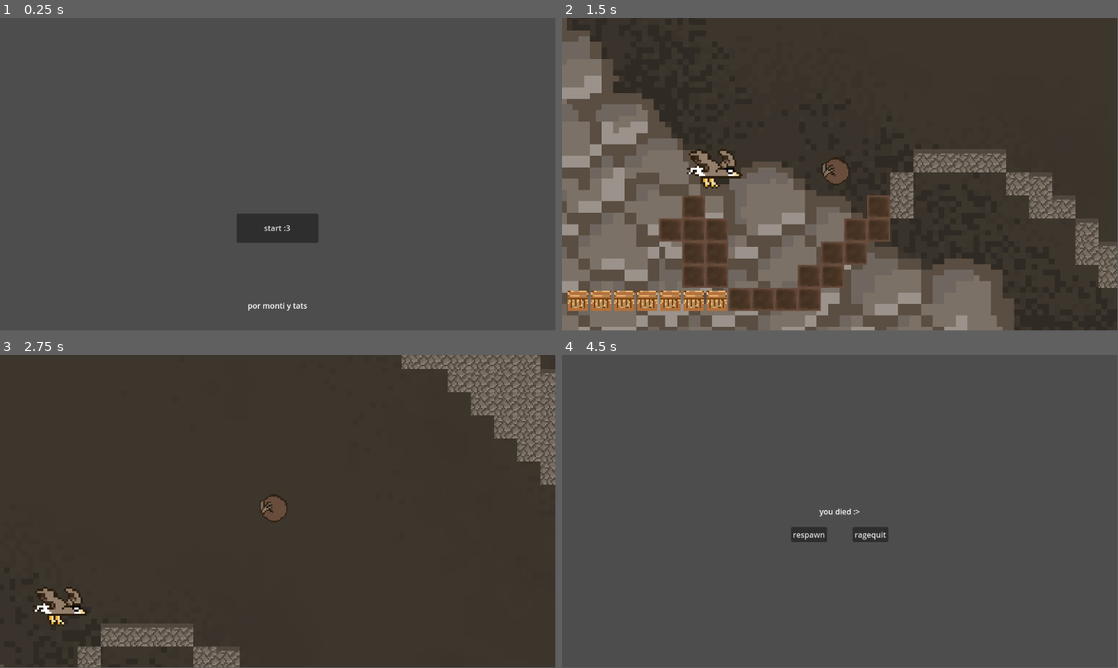
Above: before the commit, frames 1-4 (two rows, left to right).
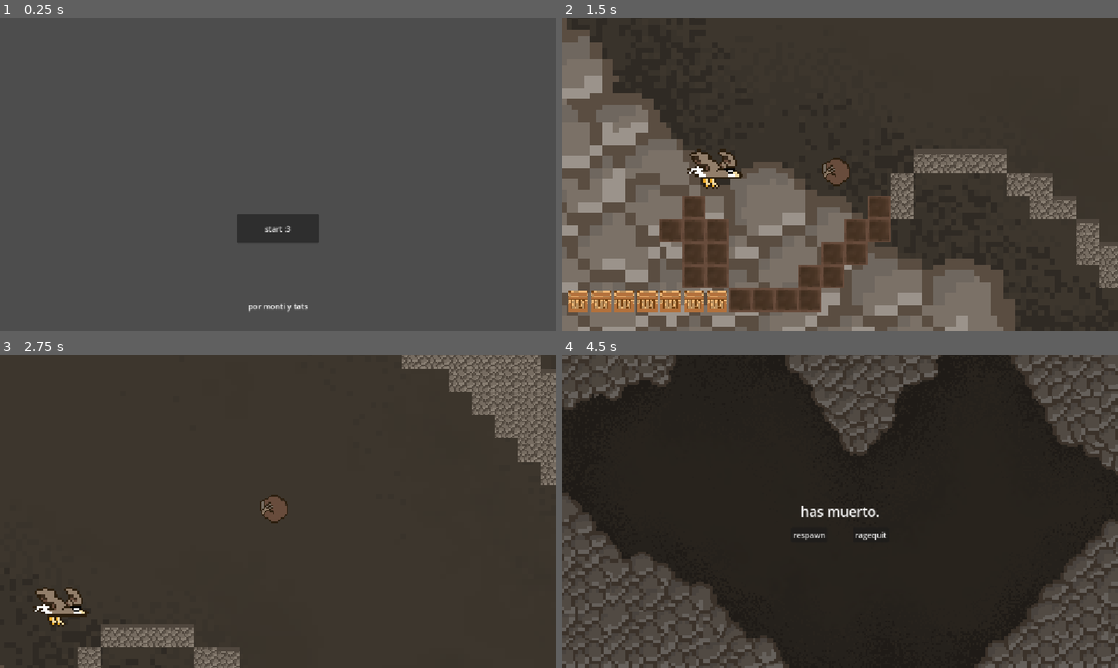
Above: after the commit, the same moments.

Repository: loumonti/bleble
Game: Godot game, scene res://control.tscn
The game is run twice, just before and just after one commit, with the same random seed, the same clock (stepped at 60 frames per second) and the same inputs. The engine's default icon, where the game draws it, is replaced by a stand-in: a white triangle on a blue panel in a dark square.
Inputs:
- Up to frame 1 (0.25 s): no input
- Up to frame 2 (1.5 s): click "start :3" at 0.5 s; tap Enter (ui_accept) at 1.25 s; hold Right (ui_right) from 1.28 s (still down); tap Alt at 1.35 s
- Up to frame 3 (2.75 s): keep holding Right (ui_right); tap Enter (ui_accept) at 1.52, 2.27 s; tap Shift at 2.1 s
- Up to frame 4 (4.5 s): release Right (ui_right) at 2.78 s; hold Left (ui_left) 2.78-3.53 s; tap Alt at 2.85, 4.35 s; hold Right (ui_right) from 3.53 s (still down); tap Shift at 3.6 s; tap Enter (ui_accept) at 3.77 s
In our replay, the window is 799x449 before the commit and 800x450 after it. These sizes can differ from the game's own. Grey fills any space a smaller window leaves; there, only what the larger window draws over its background counts as a difference.

The runs differ from the first frame. In frame 1, 0.2% of the frame differs, in the area x 44-56%, y 66-94%; in frame 2, 3.2%; in frame 3, 1.7%; in frame 4, 79%, in the area x 0-100%, y 0-100%.

Commit message:
fondo en start y game over

Diff:
--- a/bleble/game_over.tscn
+++ b/bleble/game_over.tscn
@@ -1,6 +1,7 @@
-[gd_scene load_steps=2 format=3 uid="uid://c8qn0l5ak5gua"]
+[gd_scene load_steps=3 format=3 uid="uid://c8qn0l5ak5gua"]
 
 [ext_resource type="Script" uid="uid://cuxn1wyy4uqlf" path="res://game_over.gd" id="1_y26ei"]
+[ext_resource type="Texture2D" uid="uid://bx13swb4aynir" path="res://background.png" id="2_yxx3c"]
 
 [node name="game over" type="Control"]
 layout_mode = 3
@@ -10,6 +11,13 @@
 grow_horizontal = 2
 grow_vertical = 2
 script = ExtResource("1_y26ei")
+
+[node name="Background" type="Sprite2D" parent="."]
+self_modulate = Color(0.6542321, 0.6542321, 0.654232, 1)
+texture_filter = 1
+position = Vector2(578.3333, 321)
+scale = Vector2(3.6333332, 3.6333334)
+texture = ExtResource("2_yxx3c")
 
 [node name="Label" type="Label" parent="."]
 layout_mode = 1
@@ -24,7 +32,8 @@
 offset_bottom = 11.5
 grow_horizontal = 2
 grow_vertical = 2
-text = "you died :>"
+theme_override_font_sizes/font_size = 28
+text = "has muerto."
 
 [node name="Button" type="Button" parent="."]
 layout_mode = 1
@@ -39,6 +48,7 @@
 offset_bottom = 63.5
 grow_horizontal = 2
 grow_vertical = 2
+theme_override_colors/icon_normal_color = Color(0.31246608, 0.31246608, 0.31246608, 1)
 text = "respawn"
 
 [node name="Button2" type="Button" parent="."]
--- a/bleble/ganaste.tscn
+++ b/bleble/ganaste.tscn
@@ -1,6 +1,7 @@
-[gd_scene load_steps=2 format=3 uid="uid://ds58hibdyt2gy"]
+[gd_scene load_steps=3 format=3 uid="uid://ds58hibdyt2gy"]
 
 [ext_resource type="Script" uid="uid://ba1qrrye3vxeq" path="res://ganaste.gd" id="1_l0yqd"]
+[ext_resource type="Texture2D" uid="uid://bx13swb4aynir" path="res://background.png" id="2_cnpyd"]
 
 [node name="ganaste" type="Control"]
 layout_mode = 3
@@ -10,6 +11,11 @@
 grow_horizontal = 2
 grow_vertical = 2
 script = ExtResource("1_l0yqd")
+
+[node name="Background" type="Sprite2D" parent="."]
+position = Vector2(585.00006, 323.00003)
+scale = Vector2(3.6666667, 3.6666667)
+texture = ExtResource("2_cnpyd")
 
 [node name="Label" type="Label" parent="."]
 layout_mode = 1
@@ -24,7 +30,9 @@
 offset_bottom = 11.5
 grow_horizontal = 2
 grow_vertical = 2
-text = "ganaste po"
+theme_override_font_sizes/font_size = 20
+text = "nivel superado!!!"
+horizontal_alignment = 1
 
 [node name="Button" type="Button" parent="."]
 layout_mode = 1
--- a/bleble/level-1.tscn
+++ b/bleble/level-1.tscn
@@ -84,7 +84,7 @@
 [node name="TileMapLayer" type="TileMapLayer" parent="."]
 texture_filter = 1
 position = Vector2(2, 1)
-tile_map_data = PackedByteArray("AAD//ycAAAAAAAIAAAAAACcAAAA …(5968 unchanged characters)… AAAIAAABFACAAAAAAAAIAAABAACEAAAAAAAIAAAA=")
+tile_map_data = PackedByteArray("AAD//ycAAAAAAAIAAAAAACcAAAA …(5968 unchanged characters)… AAAIAAABFACAAAAAAAAIAAABAACEAAAAAAAIAAAA+ACIAAAADAAMAAAA9ACMAAAADAAMAAABBACEAAAADAAMAAABCACEAAAADAAMAAAA=")
 tile_set = SubResource("TileSet_0hol4")
 
 [node name="Fuego" type="TileMapLayer" parent="."]
--- a/bleble/project.godot
+++ b/bleble/project.godot
@@ -19,6 +19,10 @@
 config/features=PackedStringArray("4.5", "GL Compatibility")
 config/icon="res://icon.svg"
 
+[display]
+
+window/stretch/mode="canvas_items"
+
 [editor_plugins]
 
 enabled=PackedStringArray("res://addons/godot_super-wakatime/plugin.cfg")
--- a/bleble/topo.tscn
+++ b/bleble/topo.tscn
@@ -84,13 +84,13 @@
 height = 22.0
 
 [sub_resource type="CapsuleShape2D" id="CapsuleShape2D_ia083"]
-radius = 9.0
-height = 24.0
+radius = 8.0
+height = 18.0
 
-[node name="topo" type="CharacterBody2D" unique_id=1532507842]
+[node name="topo" type="CharacterBody2D"]
 script = ExtResource("1_polaf")
 
-[node name="AnimatedSprite2D" type="AnimatedSprite2D" parent="." unique_id=1950173411]
+[node name="AnimatedSprite2D" type="AnimatedSprite2D" parent="."]
 texture_filter = 1
 position = Vector2(-2, -2)
 scale = Vector2(0.875, 0.875)
@@ -98,17 +98,17 @@
 animation = &"idle"
 frame_progress = 0.3404857
 
-[node name="Camera2D" type="Camera2D" parent="." unique_id=980138828]
+[node name="Camera2D" type="Camera2D" parent="."]
 zoom = Vector2(3, 3)
 
-[node name="CollisionShape2D" type="CollisionShape2D" parent="." unique_id=1096296742]
+[node name="CollisionShape2D" type="CollisionShape2D" parent="."]
 position = Vector2(-2, -1)
 shape = SubResource("CapsuleShape2D_do3a1")
 
-[node name="hitbox" type="Area2D" parent="." unique_id=1170482634]
+[node name="hitbox" type="Area2D" parent="."]
 collision_mask = 4
 
-[node name="CollisionShape2D" type="CollisionShape2D" parent="hitbox" unique_id=1398596451]
+[node name="CollisionShape2D" type="CollisionShape2D" parent="hitbox"]
 position = Vector2(-2, -1)
 shape = SubResource("CapsuleShape2D_ia083")
 debug_color = Color(0.92427397, 0.20702949, 0.46385533, 0.41960785)
Not shown: 1 places in bleble/topo.tscn that only renumber resources
